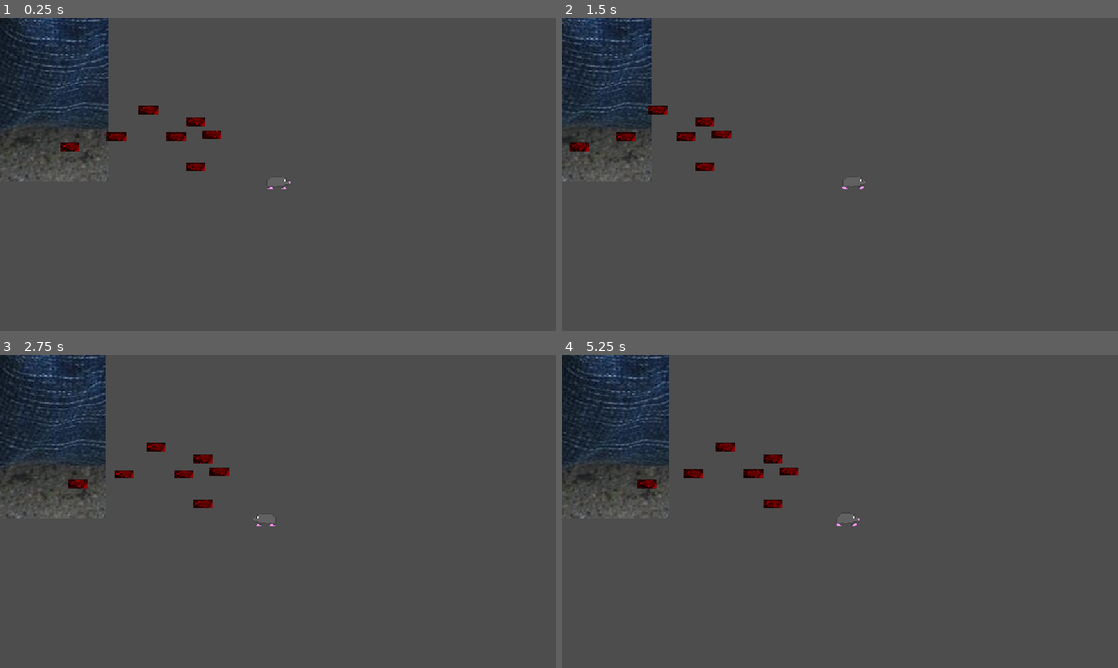
Above: before the commit, frames 1-4 (two rows, left to right).
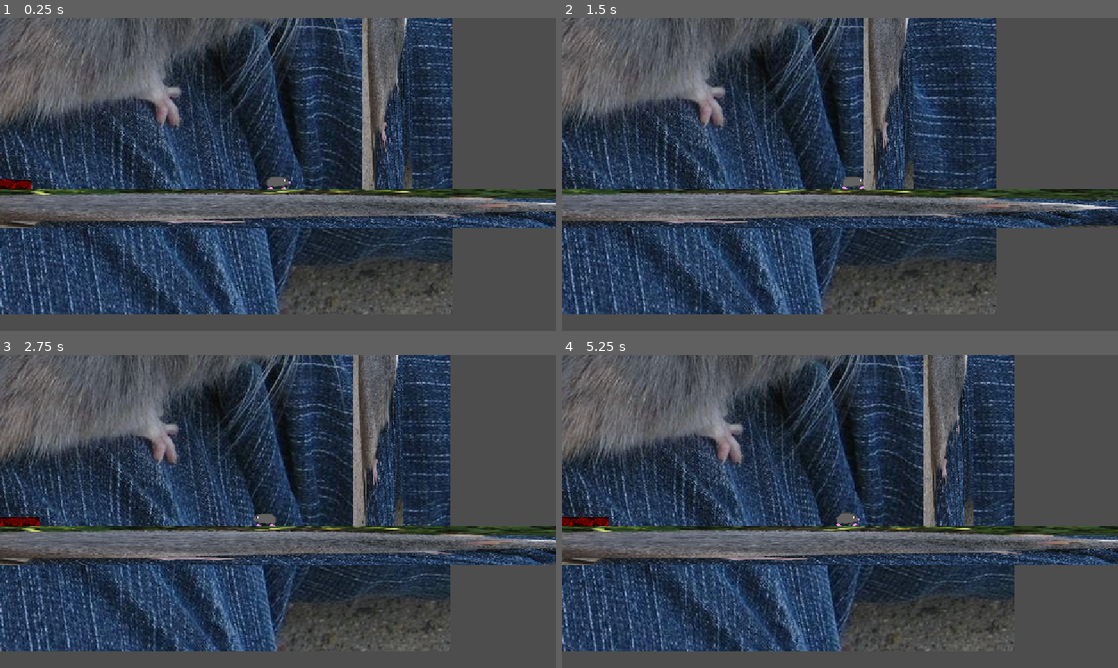
Above: after the commit, the same moments.

Repository: Logboy2000/Comp-Sci-30
Game: Godot game, scene res://testroom.tscn
Same seed, same stepped clock (60 frames per second), same inputs: the game is played once before the commit and once after it.
Inputs:
- Up to frame 1 (0.25 s): no input
- Up to frame 2 (1.5 s): hold Shift (run) 0.53-1.28 s; hold Right (right) from 0.53 s (still down); tap X (attack) at 0.6 s; tap Z (jump) at 0.77, 1.07 s; tap Shift (run) at 1.35 s
- Up to frame 3 (2.75 s): tap Z (jump) at 1.52, 1.55, 1.82 s; release Right (right) at 2.03 s; hold Left (left) from 2.03 s (still down); hold Z (jump) from 2.03 s (still down); tap X (attack) at 2.3 s
- Up to frame 4 (5.25 s): release Left (left) at 2.78 s; release Z (jump) at 2.78 s; hold Right (right) 2.78-4.28 s; tap X (attack) at 2.85, 4.35 s; tap Z (jump) at 3.02, 3.32, 3.77, 3.8, 4.07, 4.52, 4.82 s; tap Shift (run) at 3.05 s; hold Shift (run) 3.53-4.28 s; hold Left (left) 4.28-5.03 s; hold Right (right) from 5.03 s (still down); hold Shift (run) from 5.03 s (still down)

The runs differ from the first frame. In frame 1, 66% of the frame differs, in the area x 0-100%, y 0-95%; in frame 2, 64%; in frame 3, 66%; in frame 4, 66%.

Commit message:
Ratimation

Diff:
--- a/final-project/scenes/player/attack.gd
+++ b/final-project/scenes/player/attack.gd
@@ -35,6 +35,9 @@
 func start_attack(direction: Vector2 = Vector2.RIGHT):
 	if not can_attack:
 		return
+
+	if direction == Vector2.DOWN:
+		sprite.flip_v = player.facing_right
 
 	current_attack_direction = direction
 	can_attack = false
--- a/final-project/scenes/player/player.gd
+++ b/final-project/scenes/player/player.gd
@@ -1,157 +1,142 @@
 extends CharacterBody2D
 
-#nodes
+# Nodes
 @onready var forward_attack = $ForwardAttack
 @onready var downward_attack = $DownwardAttack
 @onready var upward_attack: Node2D = $UpwardAttack
-
 @onready var sprite: AnimatedSprite2D = $AnimatedSprite2D
 
-# movement variables
+# Movement Variables
 @export_category("Horizontal Movement")
-@export var normal_top_speed = 100.0
-@export var run_top_speed = 150.0
-@export var accel = 100.0
-@export var friction = 2000.0
+@export var normal_top_speed := 100.0
+@export var run_top_speed := 150.0
+@export var accel := 100.0
+@export var friction := 2000.0
 
 @export_category("Vertical Movement")
-@export var jump_velocity = -200.0
-@export var pogo_velocity = -250.0
-@export var gravity = 980.0
-@export var coyote_time = 0.15
-@export var jump_buffer_time = 0.1
-@export var cap_fall_speed: bool = true
-@export var max_fall_speed = 300.0
+@export var jump_velocity := -200.0
+@export var pogo_velocity := -250.0
+@export var gravity := 980.0
+@export var coyote_time := 0.15
+@export var jump_buffer_time := 0.1
+@export var cap_fall_speed := true
+@export var max_fall_speed := 300.0
 
-var gravity_multiplier = 1.0
-var is_jumping = false
-var is_pogoing = false
-var facing_right = true
-var coyote_timer = 0.0
-var jump_buffer_timer = 0.0
-var was_on_floor = false
-var attack_direction = Vector2.RIGHT
-var is_attacking = false
-var input_dir = Vector2.ZERO
+# State Variables
+var gravity_multiplier := 1.0
+var is_jumping := false
+var is_pogoing := false
+var facing_right := true
+var coyote_timer := 0.0
+var jump_buffer_timer := 0.0
+var was_on_floor := false
+var is_attacking := false
+var attack_direction := Vector2.RIGHT
+var input_dir := Vector2.ZERO
 
 func _ready():
-	# Make sure forward_attack is properly oriented
 	update_forward_attack_direction()
 
 func _physics_process(delta):
-	# Get input direction
-	input_dir = Input.get_axis("left", "right")
+	handle_input()
+	apply_horizontal_movement(delta)
+	apply_gravity(delta)
+	handle_jump_logic(delta)
+	update_facing_direction()
+	handle_attack()
+	move_and_slide()
+	update_sprite_anim()
 
+func handle_input():
+	input_dir.x = Input.get_axis("left", "right")
+	if Input.is_action_just_pressed("jump"):
+		jump_buffer_timer = jump_buffer_time
 
-
-	if input_dir != 0 and abs(velocity.x) < normal_top_speed:
-		# Set speed directly
-		velocity.x += input_dir * accel
+func apply_horizontal_movement(delta):
+	if input_dir.x != 0 and abs(velocity.x) < normal_top_speed:
+		velocity.x += input_dir.x * accel
 	else:
-		# Apply friction to slow down
 		velocity.x = move_toward(velocity.x, 0, friction * delta)
 
-	# Add gravity
+func apply_gravity(delta):
 	if not is_on_floor():
 		if cap_fall_speed:
-			velocity.y = min(max_fall_speed, velocity.y)
+			velocity.y = min(velocity.y, max_fall_speed)
+		velocity.y += gravity * gravity_multiplier * delta
 
-		velocity.y += gravity * gravity_multiplier * delta
-		# Apply jump cut gravity when jump button is released
-		if is_jumping and not Input.is_action_pressed("jump"):
-			# Make the player start falling immediately
-			if velocity.y < 0:  # Only if moving upward
-				velocity.y = 0
+		if is_jumping and not Input.is_action_pressed("jump") and velocity.y < 0:
+			velocity.y = 0
 	else:
 		gravity_multiplier = 1.0
 		is_jumping = false
 		is_pogoing = false
 
-	# Handle coyote time
+func handle_jump_logic(delta):
 	if was_on_floor and not is_on_floor():
 		coyote_timer = coyote_time
 	was_on_floor = is_on_floor()
 
-	# Update timers
 	if coyote_timer > 0:
 		coyote_timer -= delta
 	if jump_buffer_timer > 0:
 		jump_buffer_timer -= delta
 
-	# Handle jump input buffering
-	if Input.is_action_just_pressed("jump"):
-		jump_buffer_timer = jump_buffer_time
-
-	# Handle jump
 	if (is_on_floor() or coyote_timer > 0) and jump_buffer_timer > 0:
 		velocity.y = jump_velocity
+		is_jumping = true
 		is_pogoing = false
-		is_jumping = true
 		coyote_timer = 0
 		jump_buffer_timer = 0
 
-
-	# Update facing direction
-	if input_dir != 0:
-		facing_right = input_dir > 0
+func update_facing_direction():
+	if input_dir.x != 0:
+		facing_right = input_dir.x > 0
 		sprite.flip_h = !facing_right
 
+func handle_attack():
+	if is_attacking:
+		return
 
+	if Input.is_action_pressed("up"):
+		attack_direction = Vector2.UP
+	elif Input.is_action_pressed("down") and not is_on_floor():
+		attack_direction = Vector2.DOWN
+	else:
+		attack_direction = Vector2.RIGHT if facing_right else Vector2.LEFT
+		update_forward_attack_direction()
 
-	# Update attack direction based on input
-	if not is_attacking:
-		if Input.is_action_pressed("up"):
-			attack_direction = Vector2.UP
-		elif Input.is_action_pressed("down") and not is_on_floor():
-			attack_direction = Vector2.DOWN
+	if Input.is_action_just_pressed("attack"):
+		is_attacking = true
+		match attack_direction:
+			Vector2.UP:
 
-		else:
-			attack_direction = Vector2.RIGHT if facing_right else Vector2.LEFT
-			update_forward_attack_direction()
-
-		# Handle attack
-		if Input.is_action_just_pressed("attack"):
-			is_attacking = true
-			if attack_direction == Vector2.UP:
 				upward_attack.start_attack(attack_direction)
-			elif attack_direction == Vector2.DOWN:
+			Vector2.DOWN:
 				downward_attack.start_attack(attack_direction)
-			else:
+			_:
 				forward_attack.start_attack(attack_direction)
 
+func update_sprite_anim():
+	var new_animation: StringName = "idle"
+	sprite.speed_scale = 1
 
-	move_and_slide()
-	update_sprite()
-
-func update_sprite():
-	var new_animation: StringName
 	if is_pogoing:
 		new_animation = "spin"
 	elif velocity.y > 0:
 		new_animation = "fall"
 	elif is_jumping:
 		new_animation = "jump"
-	elif input_dir != 0 and is_on_floor():
+	elif input_dir.x != 0 and is_on_floor():
 		new_animation = "walk"
-	else:
-		new_animation = "idle"
 
 	if sprite.animation != new_animation:
 		sprite.play(new_animation)
 
-
 func update_forward_attack_direction():
-	# Update forward_attack position and rotation based on attack direction
-		if facing_right:
-			forward_attack.scale.x = 1
-		else:
-			forward_attack.scale.x = -1
+	forward_attack.scale.x = 1 if facing_right else -1
 
 func _on_attack_finished():
 	is_attacking = false
-
-
-
 
 func pogo():
 	if is_on_floor():
@@ -159,3 +144,5 @@
 	is_pogoing = true
 	is_jumping = false
 	velocity.y = pogo_velocity
+	sprite.stop()
+	sprite.play("spin")
--- a/final-project/scenes/player/player.tscn
+++ b/final-project/scenes/player/player.tscn
@@ -132,7 +132,7 @@
 "duration": 1.0,
 "texture": SubResource("AtlasTexture_fm80t")
 }],
-"loop": true,
+"loop": false,
 "name": &"spin",
 "speed": 15.0
 }, {
@@ -201,7 +201,7 @@
 
 [node name="AnimatedSprite2D" type="AnimatedSprite2D" parent="."]
 sprite_frames = SubResource("SpriteFrames_hqtel")
-animation = &"walk"
+animation = &"spin"
 
 [node name="DownwardAttack" type="Node2D" parent="."]
 position = Vector2(0, 17)
@@ -279,6 +279,7 @@
 wait_time = 0.1
 one_shot = true
 
+[connection signal="animation_finished" from="AnimatedSprite2D" to="." method="_on_animated_sprite_2d_animation_finished"]
 [connection signal="attack_finished" from="DownwardAttack" to="." method="_on_attack_finished"]
 [connection signal="animation_finished" from="DownwardAttack/AnimatedSprite2D" to="DownwardAttack" method="_on_animated_sprite_2d_animation_finished"]
 [connection signal="body_entered" from="DownwardAttack/Hitbox" to="DownwardAttack" method="_on_hitbox_body_entered"]
--- a/final-project/testroom.tscn
+++ b/final-project/testroom.tscn
@@ -1,9 +1,11 @@
-[gd_scene load_steps=7 format=3 uid="uid://dykrla05monq3"]
+[gd_scene load_steps=9 format=3 uid="uid://dykrla05monq3"]
 
 [ext_resource type="Script" uid="uid://qh41ip6v0r4a" path="res://testroom.gd" id="1_c7xoc"]
 [ext_resource type="Texture2D" uid="uid://dyis8kds5mb8x" path="res://sprites/bigrat.jpg" id="1_dwq1p"]
 [ext_resource type="PackedScene" uid="uid://b4hrdpl5dijvs" path="res://scenes/player/player.tscn" id="1_q11y4"]
 [ext_resource type="PackedScene" uid="uid://j7myepfg202f" path="res://lilguy.tscn" id="2_aes75"]
+[ext_resource type="Texture2D" uid="uid://1ymshet4dsas" path="res://sprites/player/walk.png" id="3_eqbee"]
+[ext_resource type="Texture2D" uid="uid://cra0lg6vdlokr" path="res://sprites/player/jump.png" id="4_iye0w"]
 
 [sub_resource type="RectangleShape2D" id="RectangleShape2D_q11y4"]
 size = Vector2(938, 40)
@@ -21,8 +23,16 @@
 motion_scale = Vector2(0.3, 0.3)
 
 [node name="Bigrat" type="Sprite2D" parent="ParallaxBackground/ParallaxLayer"]
-position = Vector2(-471, -220)
+position = Vector2(-114, -82)
 texture = ExtResource("1_dwq1p")
+
+[node name="Walk" type="Sprite2D" parent="ParallaxBackground/ParallaxLayer"]
+position = Vector2(-150, -82)
+texture = ExtResource("3_eqbee")
+
+[node name="Jump" type="Sprite2D" parent="ParallaxBackground/ParallaxLayer"]
+position = Vector2(-1, -120)
+texture = ExtResource("4_iye0w")
 
 [node name="Player" parent="." instance=ExtResource("1_q11y4")]
 
@@ -47,30 +57,33 @@
 position = Vector2(113, -134)
 shape = SubResource("RectangleShape2D_aes75")
 
+[node name="Bigrat2" type="Sprite2D" parent="."]
+position = Vector2(113, -142)
+scale = Vector2(0.0524193, 0.488372)
+texture = ExtResource("1_dwq1p")
+
+[node name="Bigrat3" type="Sprite2D" parent="."]
+position = Vector2(-13, 46)
+scale = Vector2(0.945565, 0.0581396)
+texture = ExtResource("1_dwq1p")
+
 [node name="lilguy" parent="." instance=ExtResource("2_aes75")]
-position = Vector2(-94, 3)
-affected_by_gravity = false
+position = Vector2(-291, 2)
 
 [node name="lilguy2" parent="." instance=ExtResource("2_aes75")]
-position = Vector2(-77, -31)
-affected_by_gravity = false
+position = Vector2(-274, -32)
 
 [node name="lilguy3" parent="." instance=ExtResource("2_aes75")]
-position = Vector2(-143, -56)
-affected_by_gravity = false
+position = Vector2(-340, -57)
 
 [node name="lilguy4" parent="." instance=ExtResource("2_aes75")]
-position = Vector2(-114, -28)
-affected_by_gravity = false
+position = Vector2(-311, -29)
 
 [node name="lilguy5" parent="." instance=ExtResource("2_aes75")]
-position = Vector2(-94, -44)
-affected_by_gravity = false
+position = Vector2(-291, -45)
 
 [node name="lilguy6" parent="." instance=ExtResource("2_aes75")]
-position = Vector2(-176, -28)
-affected_by_gravity = false
+position = Vector2(-373, -29)
 
 [node name="lilguy7" parent="." instance=ExtResource("2_aes75")]
-position = Vector2(-224, -18)
-affected_by_gravity = false
+position = Vector2(-421, -19)
